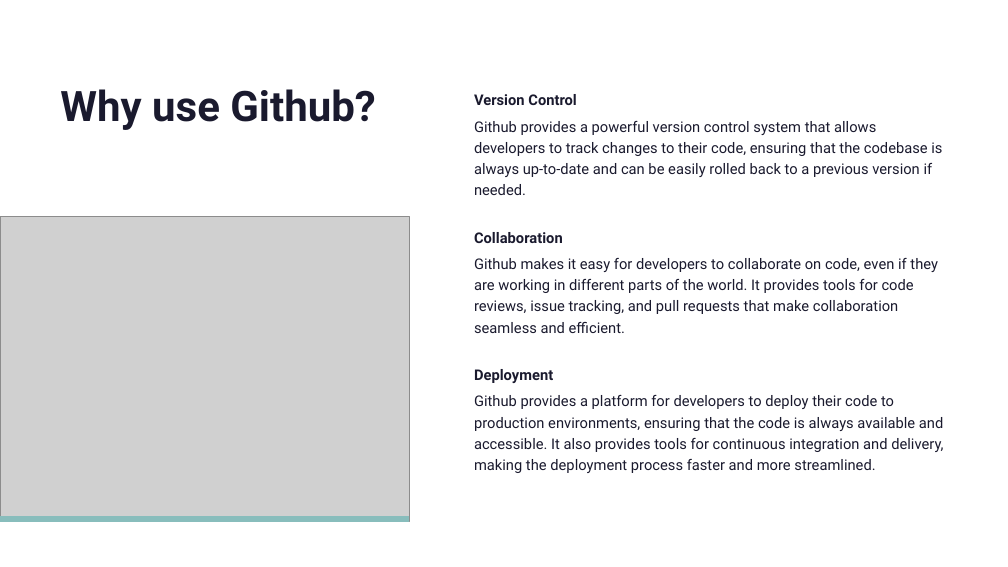
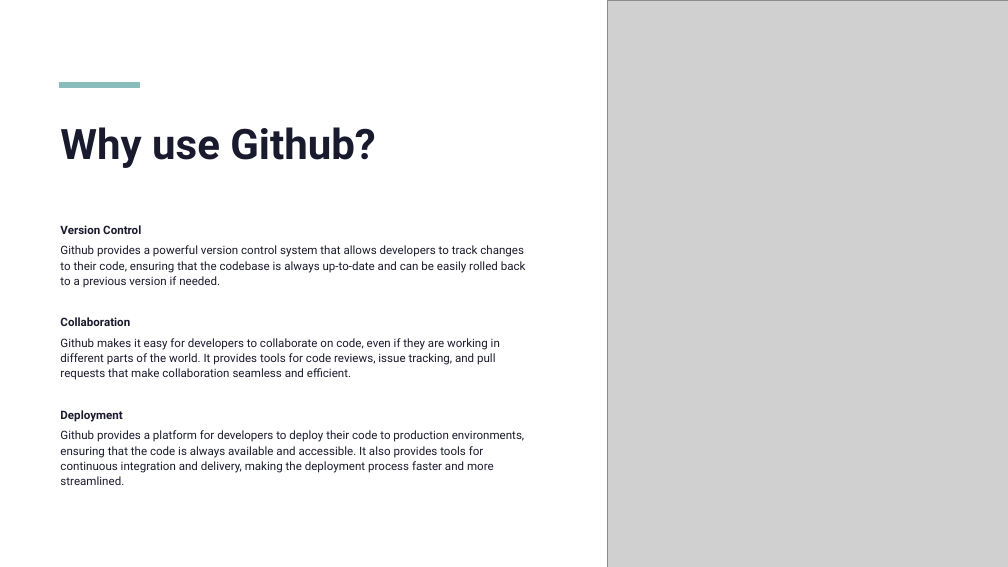
Before and after one commit to gregheffner/GitHub_class, a slide deck: slide 3 of GitHubTraining.pptx. Drawn at 1008x567 pixels with LibreOffice and Linux fonts; fonts in the diff are those of the drawing; grey boxes stand for pictures. Boxes give left, top, right and bottom in pixels: in the first picture for what was removed or moved away, otherwise in the second. Text is boxed around its words. In the diff, an @@ line names an element or a change of style, - is before the commit and + after.

```diff
--- a/GitHubTraining.pptx
+++ b/GitHubTraining.pptx
@@ picture: place and size @@
-picture at [0,216,409,521]
+picture at [607,0,1008,567]
@@ line added from (59, 85) to (140, 85), #88BDBC 6 pt @@
@@ title "Why use Github?": place and size @@
-title "Why use Github?" at [60,89,375,130]
+title "Why use Github?" at [60,127,375,168]
@@ text "Version Control": place and size @@
-text "Version Control" at [474,94,943,473]
+text "Version Control" at [60,225,526,485]
@@ text "Version Control" at [60,225,526,485]: size 14 to 11 pt; line spacing 1.2 to 1.1 @@
@@ line removed from (0, 519) to (409, 519) @@
```
Also in this commit, not shown: 4 other slides changed, 1 slide added.
